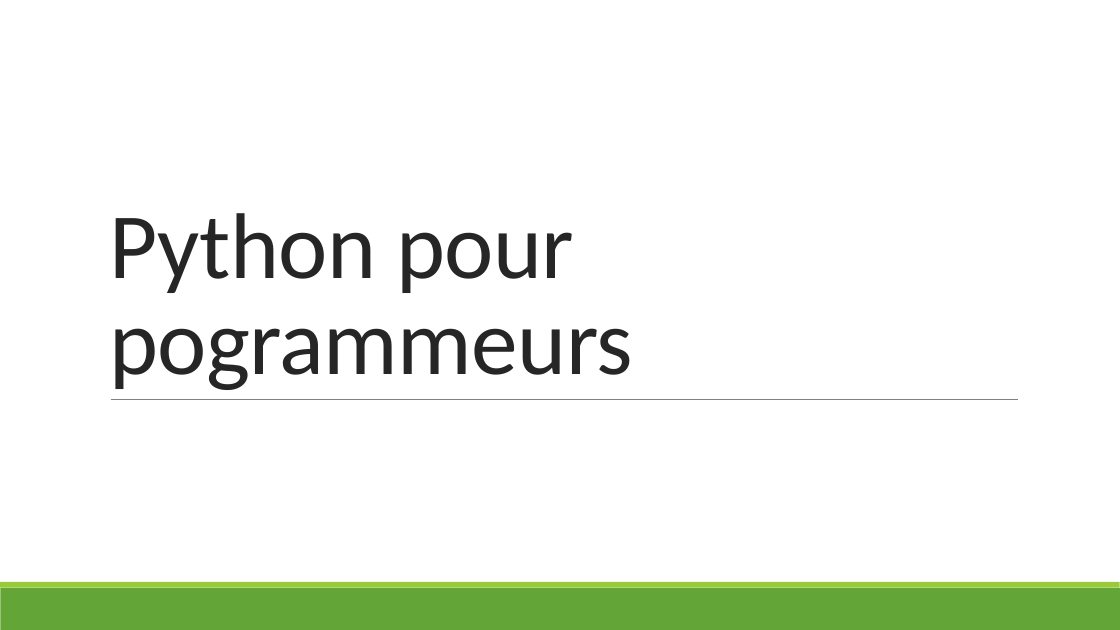
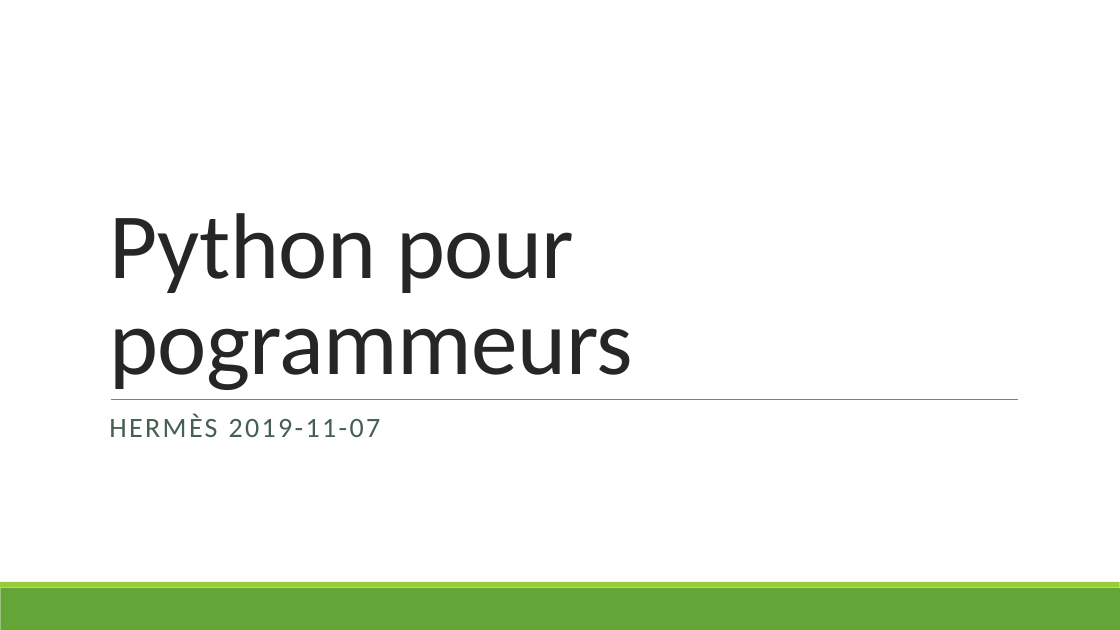
Before and after one commit to hermes-python-201910/courseware, a slide deck: slide 1 of slides.pptx. Drawn at 1120x630 pixels with LibreOffice and Linux fonts; fonts in the diff are those of the drawing. Boxes give left, top, right and bottom in pixels: in the first picture for what was removed or moved away, otherwise in the second. Text is boxed around its words. In the diff, an @@ line names an element or a change of style, - is before the commit and + after.

```diff
--- a/slides.pptx
+++ b/slides.pptx
@@ subtitle added at (109, 414, 381, 437), 24 pt, text #455F51 @@
+HERMÈS 2019-11-07
```
Also in this commit, not shown: 8 slides added, 1 other file.
